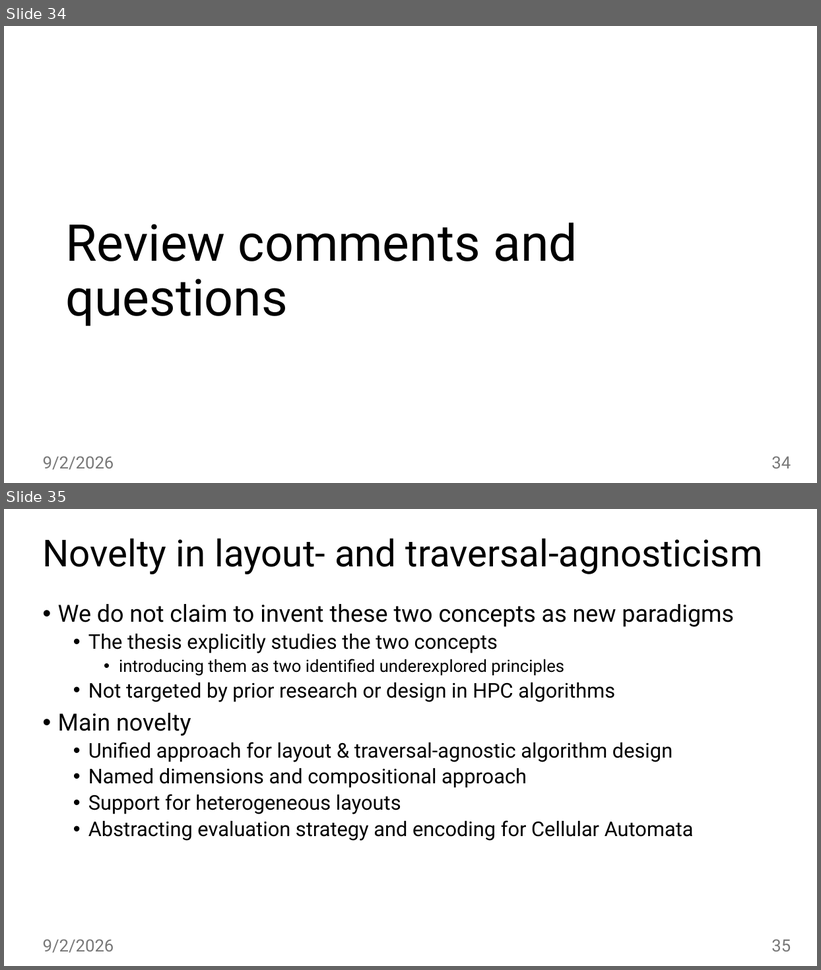
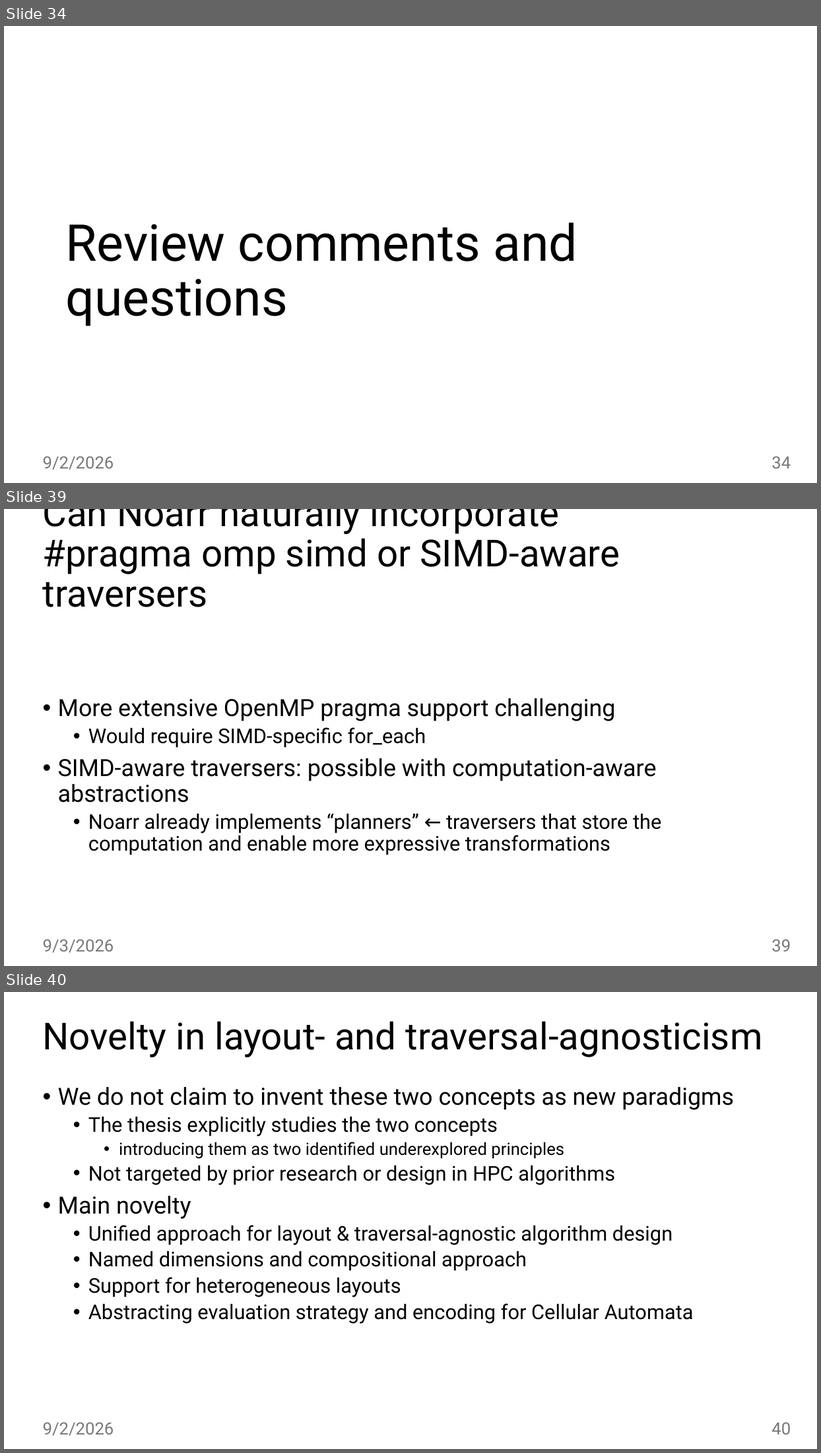
Before and after one commit to jiriklepl/phd-thesis, a slide deck: slides/Optimizing Memory Layouts and Traversal Orders in High-Performance Computing.pptx. Shown one above the other, each under a label of ours: slides 34 and 35 before the commit, slides 34, 39 and 40 after it; the slides between them are not shown. The pictures are 821x970 and 821x1453 pixels, drawn with LibreOffice and Linux fonts; fonts in the diff are those of the drawing. Boxes give left, top, right and bottom in pixels: in the first picture for what was removed or moved away, otherwise in the second. Text is boxed around its words. In the diff, an @@ line names an element or a change of style, - is before the commit and + after.

```diff
--- a/slides/Optimizing Memory Layouts and Traversal Orders in High-Performance Computing.pptx
+++ b/slides/Optimizing Memory Layouts and Traversal Orders in High-Performance Computing.pptx
@@ slide 39 added at <box>4,509,817,966</box>, background #FFFFFF @@
@@ title added at <box>43,509,620,607</box>, 44 pt, text #000000 @@
+Can Noarr naturally incorporate
+#pragma omp simd or SIMD-aware traversers
@@ text added at <box>58,698,661,855</box>, 24 pt, text #000000 @@
+• More extensive OpenMP pragma support challenging
+  • Would require SIMD-specific for_each
+• SIMD-aware traversers: possible with computation-aware abstractions
+  • Noarr already implements “planners” ← traversers that store the computation and enable more expressive transformations
@@ text added at <box>43,939,114,953</box>, 20 pt, text #797979 @@
+9/3/2026
@@ page number added at <box>772,939,791,952</box>, 20 pt, text #797979 @@
+39
@@ what was slide 35 is now slide 40 @@
@@ page number at <box>772,1422,791,1435</box>: text changed @@
-35
+40
```
Also in this commit, not shown: 4 other slides added.
